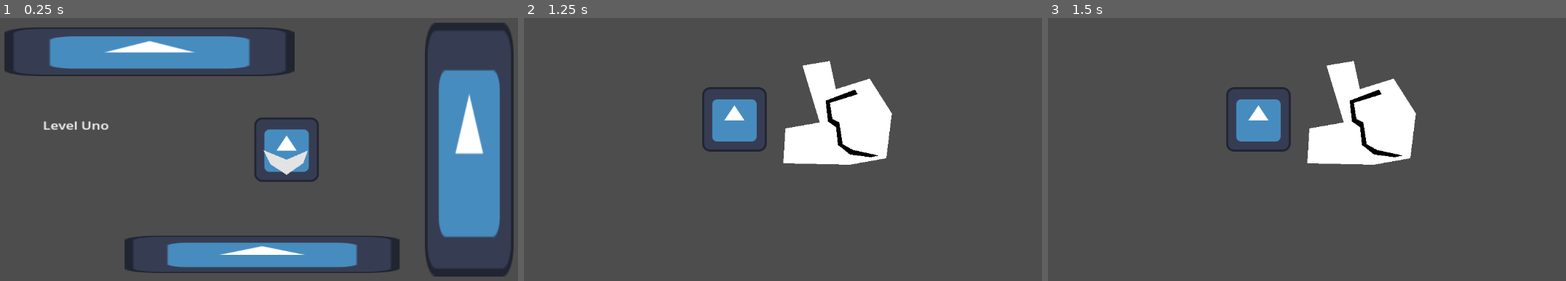
Above: before the commit, frames 1-3 (left to right).
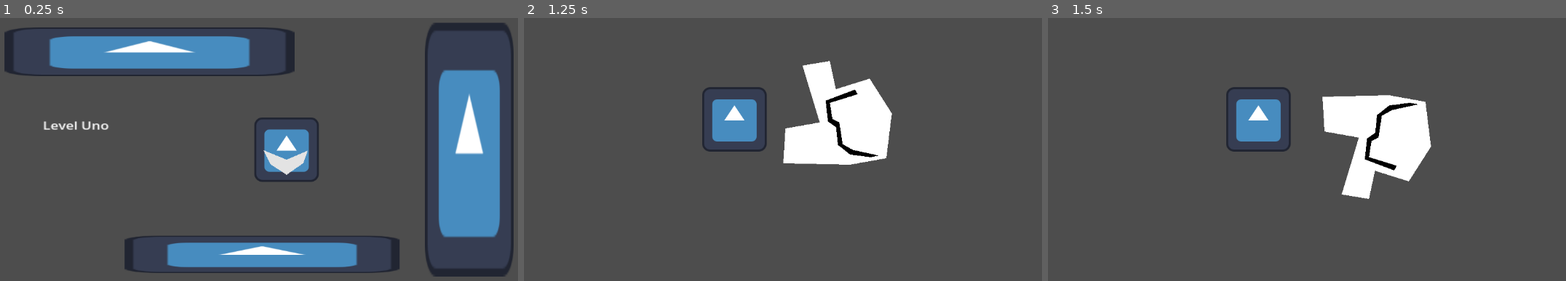
Above: after the commit, the same moments.

Repository: brenioks/GdLevelManagement
Game: Godot game, scene res://world.tscn
Two runs of this game, one before a commit and one after it. Both use one fixed random seed, a clock stepped at 60 frames per second and the inputs below. The engine's default icon, where the game draws it, is replaced by a stand-in: a white triangle on a blue panel in a dark square.
Inputs (mouse positions are in pixels of both pictures, inside the frame that each line leads up to):
- Up to frame 1 (0.25 s): no input
- Up to frame 2 (1.25 s): click (808, 149) at 0.5 s
- Up to frame 3 (1.5 s): tap Enter at 1.25 s; move the mouse to (1436, 146) at 1.27 s; click (1436, 146) at 1.42 s

Frames 1-2 are identical in both runs. In frame 3, 5.0% of the frame differs, in the area x 50-75%, y 16-69%.

Commit message:
Index preserved nammed manager
- renamed World.goto_next_level() to World.next_level();
- made sequential a class and more abstract;
- moved level cachiing to its own function so it can be overridden;
- made world is who begin the next level rather than the manager itselt;
- as the nammed manager now extends sequential, a lot of code was removed from it;
- level caching now contains two lists, one for the scenes and other for the level/scene names, so that the indicies aren preserved;
- fixed not knowing which is the next level for the nammed manager;

Diff:
--- a/SequentialLevels/level01.tscn
+++ b/SequentialLevels/level01.tscn
@@ -8,7 +8,8 @@
 
 
 func _on_button_pressed() -> void:
-	World.begin_level(\"level02\")
+	#World.begin_level(null)	# Was testing the error printing
+	World.next_level()
 "
 
 [node name="Level01" type="Node2D" unique_id=171565592]
--- a/SequentialLevels/level02.tscn
+++ b/SequentialLevels/level02.tscn
@@ -9,7 +9,7 @@
 
 func _input(event: InputEvent) -> void:
 	if event is InputEventMouseButton:
-		World.goto_next_level()
+		World.next_level()
 "
 
 [node name="Level02" type="Node2D" unique_id=1896392317]
--- a/level_manager_nammed.gd
+++ b/level_manager_nammed.gd
@@ -1,67 +1,45 @@
-extends Node
+extends SeqLevelManager
 
-@export var start_level: StringName
-@export_group("References")
-@export var levels_dir: String = "res://"
-
-var level_list: Dictionary[StringName, PackedScene]
+var levelname_list: Array[String]
 var current_level_name: StringName
-var current_level_node: Node
-
-signal level_loaded(level_name: StringName)
-signal level_ended
-
-const _type: int = 0
 
 
-func _ready() -> void:
-	if not World.player:
-		push_error("LevelManager: reference to Player (from World) not found!")
-		get_tree().quit()
-		breakpoint
-		return
-
-	# Cachear níveis num dicionário, para ser mais fácil de ler-los
-	var scene_files = ResourceLoader.list_directory(levels_dir)
+# Override
+func cache_levels() -> void:
+	var scene_files: Array = ResourceLoader.list_directory(levels_dir)
+	scene_files = scene_files.filter(file_is_level)
+	level_list.resize(scene_files.size())
+	levelname_list.resize(scene_files.size())
 	for i in range(scene_files.size()):
 		var scene_name: String = scene_files[i]
-		# Filtrar apenas níveis
-		if not file_is_level(levels_dir.path_join(scene_name)):
-			continue
-		# Adicionar nível no Cache (Ex.: { "cool_level" })
 		var level_name: StringName = scene_name.get_file().get_slice('.', 0)
-		level_list[level_name] = load(levels_dir.path_join(scene_name))
+		level_list[i] = load(levels_dir.path_join(scene_name))
+		levelname_list[i] = level_name
 	print(level_list)
+	print(levelname_list)
 
-	# Limpar qualquer coisa que estiver nesse node por algum motivo
-	for child in get_children():
-		child.queue_free()
-
-	begin_level(start_level)
-	level_ended.connect(_on_level_ended)
-
+# Override
 func file_is_level(file_path: String):
 	var file_name = file_path.get_file()
 	return file_name.ends_with(".tscn")
 
-func begin_level(level_name: StringName) -> void:
-	var level_scene = level_list.get(level_name)
-	if not level_scene:
-		printerr("Level '%s' not recognized" % level_name)
-		return
-
-	# Unload last level
-	if current_level_node:
-		current_level_node.queue_free()
-
-	# Load new level
-	var level_node = level_scene.instantiate()
-	call_deferred("add_child", level_node)
-	current_level_name = level_name
-	current_level_node = level_node
-
-	await level_node.ready
-	level_loaded.emit(level_name)
+func begin_level(level: Variant) -> void:
+	# Ainda podemos usar os indice do nível
+	if level is int:
+		super.begin_level(level)
+	# Mas tambem podemos usar o nome do nível
+	elif level is StringName:
+		var level_index = levelname_list.find(level)
+		if level_index == -1:
+			var stack = get_stack()
+			var caller = stack[2]
+			printerr("Level '%s' not recognized (%s, line: %d)" % [level, caller.source.get_file(), caller.line])
+			return
+		super.begin_level(level_index + 1)
+	else:
+		var stack = get_stack()
+		var caller = stack[2]
+		printerr("Level type '%s' not recognized (%s, line: %d)" % [type_string(typeof(level)), caller.source.get_file(), caller.line])
 
 
 func _on_level_ended() -> void:
--- a/level_manager_sequential.gd
+++ b/level_manager_sequential.gd
@@ -1,6 +1,6 @@
-extends Node
+class_name SeqLevelManager extends Node
 
-@export var start_level_number: int = 1
+@export var start_level: Variant
 @export_group("References")
 @export var levels_dir: String = "res://"
 
@@ -11,8 +11,6 @@
 signal level_loaded(level_number: String)
 signal level_ended
 
-const _type: int = 1
-
 
 func _ready() -> void:
 	if not World.player:
@@ -21,7 +19,16 @@
 		breakpoint
 		return
 
-	# Cachear níveis numa array
+	cache_levels()
+
+	# Limpar qualquer coisa que estiver nesse node por algum motivo
+	for child in get_children():
+		child.queue_free()
+
+	begin_level(start_level)
+	level_ended.connect(_on_level_ended)
+
+func cache_levels() -> void:
 	var scene_files: Array = Array(ResourceLoader.list_directory(levels_dir))
 	scene_files = scene_files.filter(file_is_level)	# Filtrar apenas níveis (cenas numeradas)
 	level_list.resize(scene_files.size())			# Definir o tamanho da lista de niveis direto
@@ -29,25 +36,19 @@
 		var level_number = scene_name.to_int()
 		level_list[level_number - 1] = load(levels_dir.path_join(scene_name))
 
-	# Limpar qualquer coisa que estiver nesse node por algum motivo
-	for child in get_children():
-		child.queue_free()
-
-	begin_level(start_level_number)
-	level_ended.connect(_on_level_ended)
-
 func file_is_level(file_name: String):
 	var regex = RegEx.create_from_string("[0-9]")
 	var has_numbers = regex.search(file_name) != null
 
 	return file_name.ends_with(".tscn") and has_numbers
 
-func begin_level(level_number: int) -> void:
+func begin_level(level: int) -> void:
+	var level_number: int = level
 	# Index começa de 0, Number de 1
 	var level_index = level_number - 1
 	var level_scene = level_list.get(level_index)
 	if not level_scene:
-		printerr("Level %s not recognized" % level_number)
+		printerr("Level %s not recognized" % level)
 		return
 
 	# Unload last level
@@ -65,5 +66,4 @@
 
 
 func _on_level_ended():
-	# Começar próximo nível "automaticamente"
-	begin_level(current_level_number + 1)
+	pass
--- a/world.gd
+++ b/world.gd
@@ -14,15 +14,11 @@
 
 
 # Funções estáticas devem ser usadas com World direto, não World.instance
-static func goto_next_level() -> void:
-	var _level_manager = World.instance.level_manager
-	if _level_manager._type == 1:
-		_level_manager.level_ended.emit()
-	else:
-		print("No next level to go")
-
 static func begin_level(level) -> void:
 	var _level_manager = World.instance.level_manager
 	_level_manager.level_ended.emit()
 	# NOTE: Provavelmente fazer algo tipo uma transição aqui
 	_level_manager.begin_level(level)
+
+static func next_level() -> void:
+	World.begin_level(World.instance.level_manager.current_level_number + 1)
